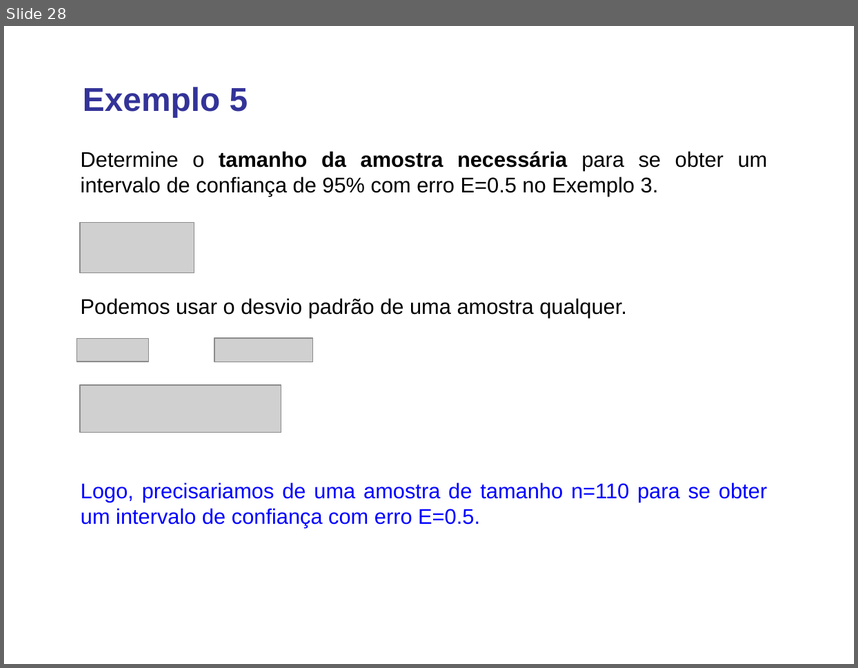
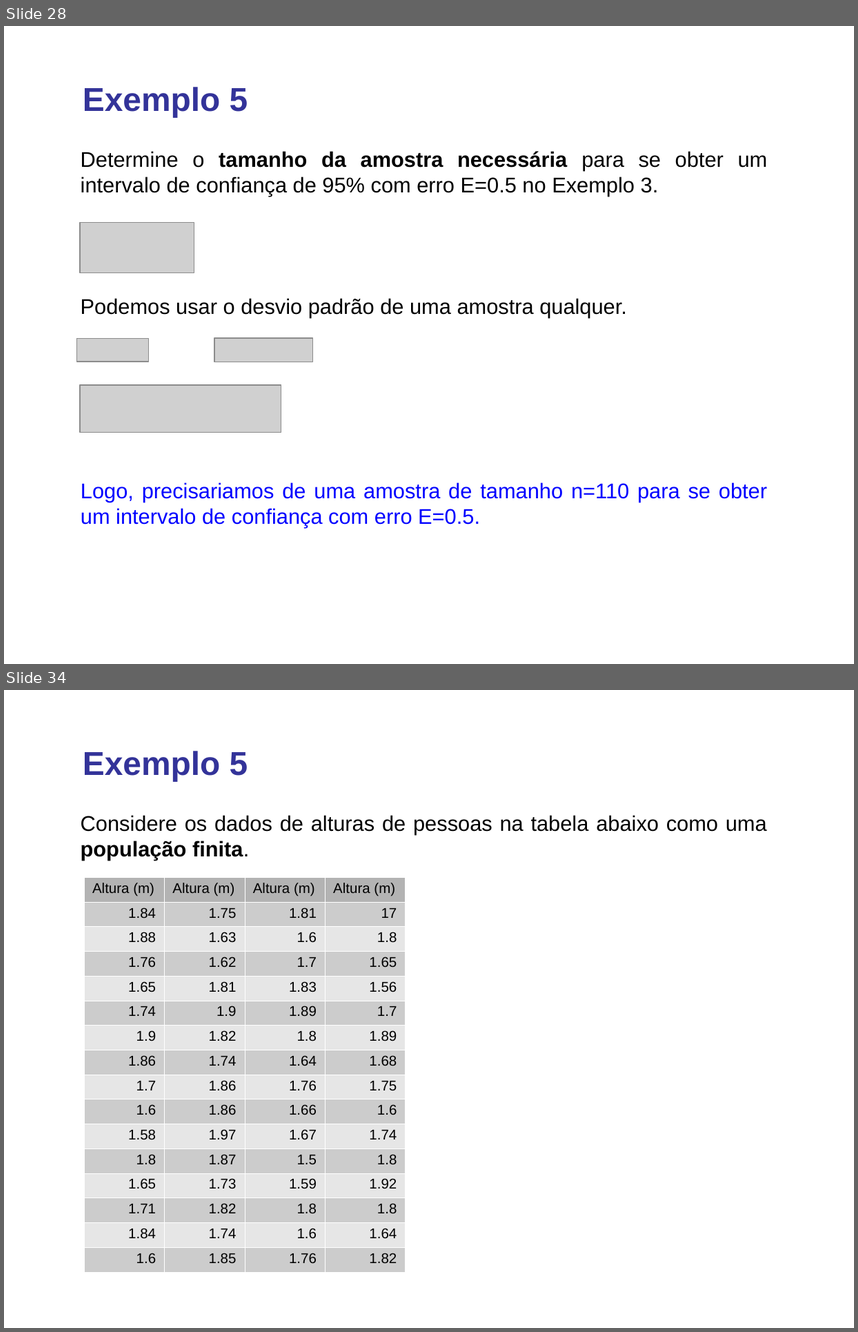
Before and after one commit to lansaviniec/estatistica, a slide deck: 7 estimativas e tamanhos amostrais.ppt. Shown one above the other, each under a label of ours: slide 28 before the commit, slides 28 and 34 after it; the slides between them are not shown. The pictures are 858x668 and 858x1332 pixels, drawn with LibreOffice and Linux fonts; fonts in the diff are those of the drawing; grey boxes stand for pictures. Boxes give left, top, right and bottom in pixels: in the first picture for what was removed or moved away, otherwise in the second. Text is boxed around its words. In the diff, an @@ line names an element or a change of style, - is before the commit and + after.

```diff
--- a/7 estimativas e tamanhos amostrais.ppt
+++ b/7 estimativas e tamanhos amostrais.ppt
@@ slide 34 added at [4,690,854,1328], background #FFFFFF @@
@@ text added at [83,751,248,781], 28 pt, text #333399, bold @@
+Exemplo 5
@@ text added at [81,815,767,860], 18 pt, text #000000 @@
+Considere os dados de alturas de pessoas na tabela abaixo como uma população finita.
@@ table added at [84,877,404,1272], 16 rows, 4 columns @@
+Altura (m) | Altura (m) | Altura (m) | Altura (m)
+1.84 | 1.75 | 1.81 | 17
+1.88 | 1.63 | 1.6 | 1.8
+1.76 | 1.62 | 1.7 | 1.65
+1.65 | 1.81 | 1.83 | 1.56
+1.74 | 1.9 | 1.89 | 1.7
+1.9 | 1.82 | 1.8 | 1.89
+1.86 | 1.74 | 1.64 | 1.68
+1.7 | 1.86 | 1.76 | 1.75
+1.6 | 1.86 | 1.66 | 1.6
+1.58 | 1.97 | 1.67 | 1.74
+1.8 | 1.87 | 1.5 | 1.8
+1.65 | 1.73 | 1.59 | 1.92
+1.71 | 1.82 | 1.8 | 1.8
+1.84 | 1.74 | 1.6 | 1.64
+1.6 | 1.85 | 1.76 | 1.82
```
Also in this commit, not shown: 9 other slides added.
